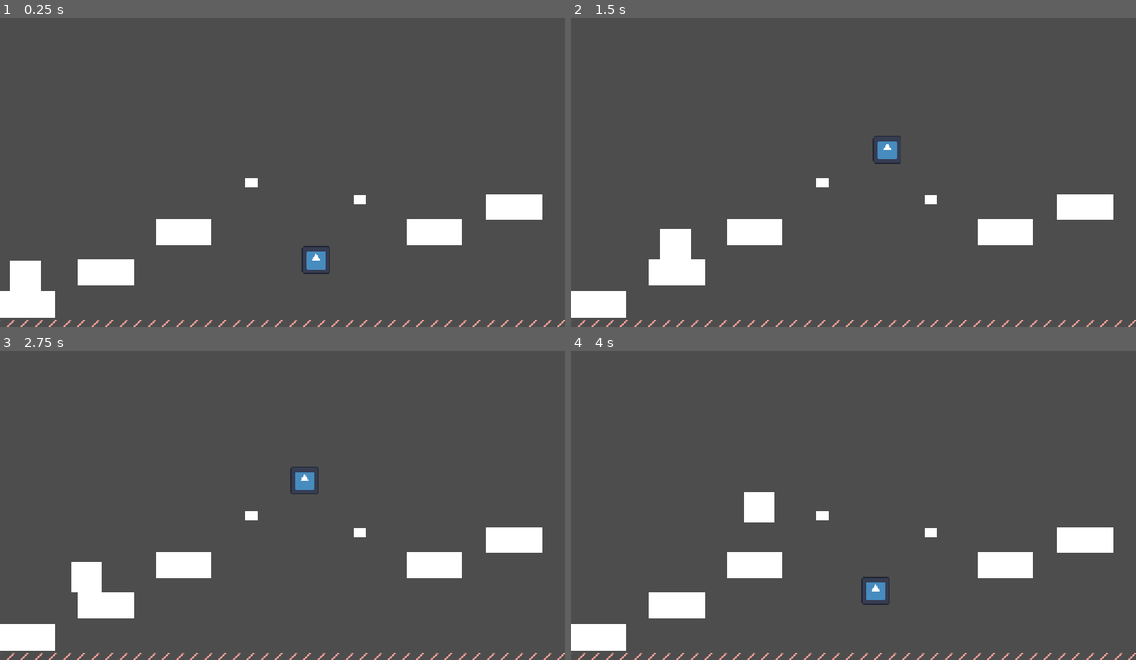
Above: before the commit, frames 1-4 (two rows, left to right).
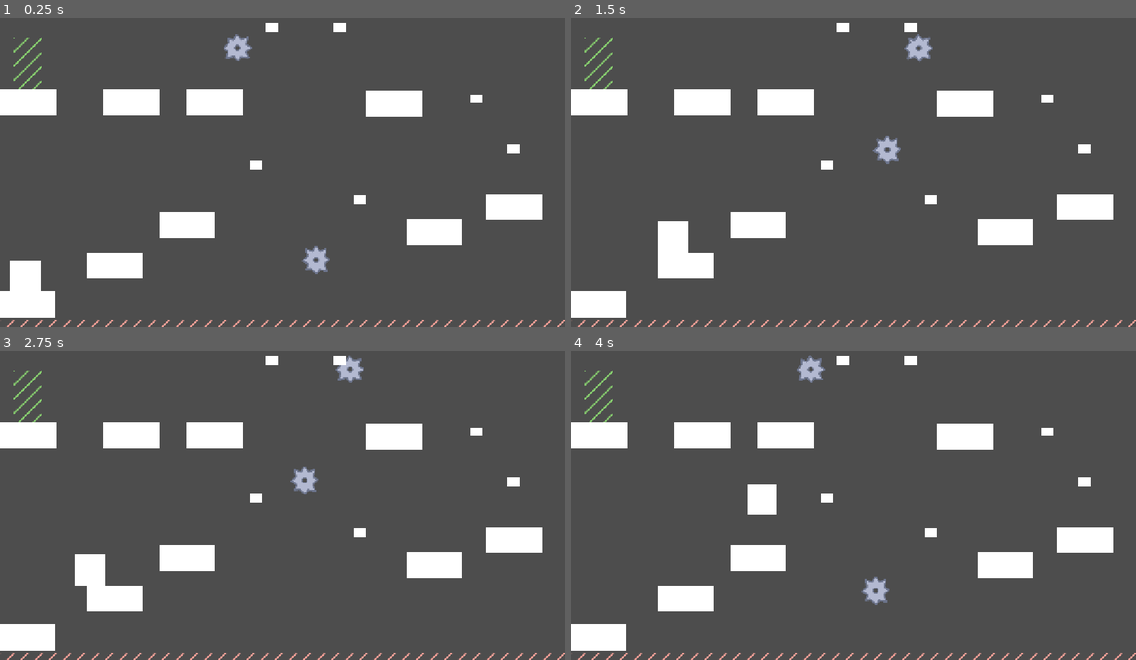
Above: after the commit, the same moments.

Repository: mana-brush/jump
Game: Godot game, scene res://level_4.tscn
Two runs of this game, one before a commit and one after it. Both use one fixed random seed, a clock stepped at 60 frames per second and the inputs below. This scene is started directly instead of the project's main scene. The engine's default icon, where the game draws it, is replaced by a stand-in: a white triangle on a blue panel in a dark square.
Inputs:
- Up to frame 1 (0.25 s): no input
- Up to frame 2 (1.5 s): hold D (move_right) from 0.53 s (still down); tap E (latch) at 0.6, 1.35 s; tap Space (ui_select) at 0.77 s
- Up to frame 3 (2.75 s): tap Space (ui_select) at 1.52 s; release D (move_right) at 2.03 s; hold A (move_left) from 2.03 s (still down); tap E (latch) at 2.1 s
- Up to frame 4 (4 s): release A (move_left) at 2.78 s; hold D (move_right) from 2.78 s (still down); tap E (latch) at 2.85, 3.6 s; tap Space (ui_select) at 3.02, 3.77 s

The runs differ from the first frame. In frame 1, 5.7% of the frame differs, in the area x 0-92%, y 1-87%; in frame 2, 5.8%; in frame 3, 5.9%; in frame 4, 6.0%.

Commit message:
fleshed out level 4, added spike png

Diff:
--- a/level_4.tscn
+++ b/level_4.tscn
@@ -34,7 +34,7 @@
 [node name="TilemapHolder" type="Node2D" parent="." unique_id=2099826557]
 
 [node name="TileMapLayer" type="TileMapLayer" parent="TilemapHolder" unique_id=792151766]
-tile_map_data = PackedByteArray("AAAFABYAAAAAAAAAAAAGABYAAAA …(1376 unchanged characters)… AAAAAAAD+/xYAAAAAAAAAAAD+/xcAAAAAAAAAAAA=")
+tile_map_data = PackedByteArray("AAAFABYAAAAAAAAAAAAGABYAAAA …(1376 unchanged characters)… AAAAAAAD+/xYAAAAAAAAAAAD+/xcAAAAAAAAAAAABAAUAAAABAAAAAAABAAQAAAABAAAAAAABAAMAAAABAAAAAAABAAIAAAABAAAAAAACAAIAAAABAAAAAAACAAMAAAABAAAAAAACAAQAAAABAAAAAAACAAUAAAABAAAAAAA=")
 tile_set = SubResource("TileSet_cicwn")
 
 [node name="Platform" type="StaticBody2D" parent="." unique_id=28285643]
@@ -48,7 +48,7 @@
 mesh = SubResource("QuadMesh_rrs1j")
 
 [node name="Platform2" type="StaticBody2D" parent="." unique_id=1788622292]
-position = Vector2(241, 597)
+position = Vector2(260, 580)
 
 [node name="CollisionShape2D" type="CollisionShape2D" parent="Platform2" unique_id=618105786]
 shape = SubResource("RectangleShape2D_lj1an")
@@ -58,7 +58,7 @@
 mesh = SubResource("QuadMesh_rrs1j")
 
 [node name="Platform3" type="StaticBody2D" parent="." unique_id=2142750497]
-position = Vector2(416, 505)
+position = Vector2(423, 488)
 
 [node name="CollisionShape2D" type="CollisionShape2D" parent="Platform3" unique_id=1274312909]
 shape = SubResource("RectangleShape2D_lj1an")
@@ -87,14 +87,63 @@
 scale = Vector2(126.50002, 59.000004)
 mesh = SubResource("QuadMesh_rrs1j")
 
+[node name="Platform6" type="StaticBody2D" parent="." unique_id=534871771]
+position = Vector2(893, 213)
+
+[node name="CollisionShape2D" type="CollisionShape2D" parent="Platform6" unique_id=147207626]
+shape = SubResource("RectangleShape2D_lj1an")
+
+[node name="MeshInstance2D" type="MeshInstance2D" parent="Platform6" unique_id=1268653100]
+scale = Vector2(126.50002, 59.000004)
+mesh = SubResource("QuadMesh_rrs1j")
+
+[node name="Platform7" type="StaticBody2D" parent="." unique_id=970426116]
+position = Vector2(486, 210)
+
+[node name="CollisionShape2D" type="CollisionShape2D" parent="Platform7" unique_id=1903177001]
+shape = SubResource("RectangleShape2D_lj1an")
+
+[node name="MeshInstance2D" type="MeshInstance2D" parent="Platform7" unique_id=923799769]
+scale = Vector2(126.50002, 59.000004)
+mesh = SubResource("QuadMesh_rrs1j")
+
+[node name="Platform8" type="StaticBody2D" parent="." unique_id=976931659]
+position = Vector2(297, 210)
+
+[node name="CollisionShape2D" type="CollisionShape2D" parent="Platform8" unique_id=1003250310]
+shape = SubResource("RectangleShape2D_lj1an")
+
+[node name="MeshInstance2D" type="MeshInstance2D" parent="Platform8" unique_id=266917657]
+scale = Vector2(126.50002, 59.000004)
+mesh = SubResource("QuadMesh_rrs1j")
+
+[node name="Platform9" type="StaticBody2D" parent="." unique_id=662217462]
+position = Vector2(64, 210)
+
+[node name="CollisionShape2D" type="CollisionShape2D" parent="Platform9" unique_id=472590217]
+shape = SubResource("RectangleShape2D_lj1an")
+
+[node name="MeshInstance2D" type="MeshInstance2D" parent="Platform9" unique_id=1700688049]
+scale = Vector2(126.50002, 59.000004)
+mesh = SubResource("QuadMesh_rrs1j")
+
 [node name="Character" parent="." unique_id=2006792599 instance=ExtResource("3_aqy51")]
 position = Vector2(57, 603)
 
 [node name="RespawnPoint" parent="." unique_id=1839479743 instance=ExtResource("4_s24i2")]
 position = Vector2(64, 626)
 
+[node name="RespawnPoint2" parent="." unique_id=191413911 instance=ExtResource("4_s24i2")]
+position = Vector2(423, 446)
+
+[node name="RespawnPoint3" parent="." unique_id=802376527 instance=ExtResource("4_s24i2")]
+position = Vector2(977, 463)
+
+[node name="RespawnPoint4" parent="." unique_id=610454736 instance=ExtResource("4_s24i2")]
+position = Vector2(299, 166)
+
 [node name="LatchPoint" parent="." unique_id=2051732560 instance=ExtResource("2_c8stx")]
-position = Vector2(569, 404)
+position = Vector2(579, 362)
 
 [node name="LatchPointPath" type="Path2D" parent="." unique_id=1673006063]
 position = Vector2(688, 598)
@@ -107,8 +156,32 @@
 
 [node name="SpriteHazard" parent="LatchPointPath/PathFollow2D" unique_id=1941922915 instance=ExtResource("6_s24i2")]
 
+[node name="LatchPointPath2" type="Path2D" parent="." unique_id=1908629158]
+position = Vector2(508, 59)
+rotation = 1.5707964
+curve = SubResource("Curve2D_s24i2")
+
+[node name="PathFollow2D" type="PathFollow2D" parent="LatchPointPath2" unique_id=434325505]
+position = Vector2(2, -4)
+rotates = false
+script = ExtResource("5_c8stx")
+
+[node name="SpriteHazard" parent="LatchPointPath2/PathFollow2D" unique_id=1704015559 instance=ExtResource("6_s24i2")]
+
 [node name="LatchPoint2" parent="." unique_id=123532640 instance=ExtResource("2_c8stx")]
 position = Vector2(815, 441)
+
+[node name="LatchPoint3" parent="." unique_id=1377672323 instance=ExtResource("2_c8stx")]
+position = Vector2(1164, 326)
+
+[node name="LatchPoint4" parent="." unique_id=1068425880 instance=ExtResource("2_c8stx")]
+position = Vector2(1080, 213)
+
+[node name="LatchPoint5" parent="." unique_id=1671625233 instance=ExtResource("2_c8stx")]
+position = Vector2(770, 50)
+
+[node name="LatchPoint6" parent="." unique_id=527996835 instance=ExtResource("2_c8stx")]
+position = Vector2(615, 50)
 
 [node name="Hazard" parent="." unique_id=1552841070 instance=ExtResource("6_aqy51")]
 position = Vector2(-665, 791)
--- a/path_follow_2d.gd
+++ b/path_follow_2d.gd
@@ -5,3 +5,5 @@
 # Called every frame. 'delta' is the elapsed time since the previous frame.
 func _process(delta: float) -> void:
 	self.progress += speed * delta
+	# so i don't keep a high number in memory if they stay on the screen
+	self.rotation = int(self.rotation + 30) % 450
--- a/sprite_hazard.tscn
+++ b/sprite_hazard.tscn
@@ -1,17 +1,15 @@
 [gd_scene format=3 uid="uid://dvuhe0bfw2pd1"]
 
 [ext_resource type="Script" uid="uid://ca2eokgmtei2g" path="res://sprite_hazard.gd" id="1_wsa5k"]
-[ext_resource type="Texture2D" uid="uid://2sgaqluvuw7l" path="res://icon.svg" id="2_wsa5k"]
+[ext_resource type="Texture2D" uid="uid://brilfjw68wdcy" path="res://art/spike.png" id="2_wsa5k"]
 
 [sub_resource type="RectangleShape2D" id="RectangleShape2D_8xpx0"]
-size = Vector2(124, 125)
+size = Vector2(63, 66)
 
 [node name="SpriteHazard" type="Area2D" unique_id=1941922915]
-scale = Vector2(0.5, 0.5)
 script = ExtResource("1_wsa5k")
 
 [node name="CollisionShape2D" type="CollisionShape2D" parent="." unique_id=2026063151]
-position = Vector2(0, 0.5)
 shape = SubResource("RectangleShape2D_8xpx0")
 
 [node name="Sprite2D" type="Sprite2D" parent="." unique_id=1959648058]
Binary file added: art/spike.png
Not shown, added: art/spike.png.import
